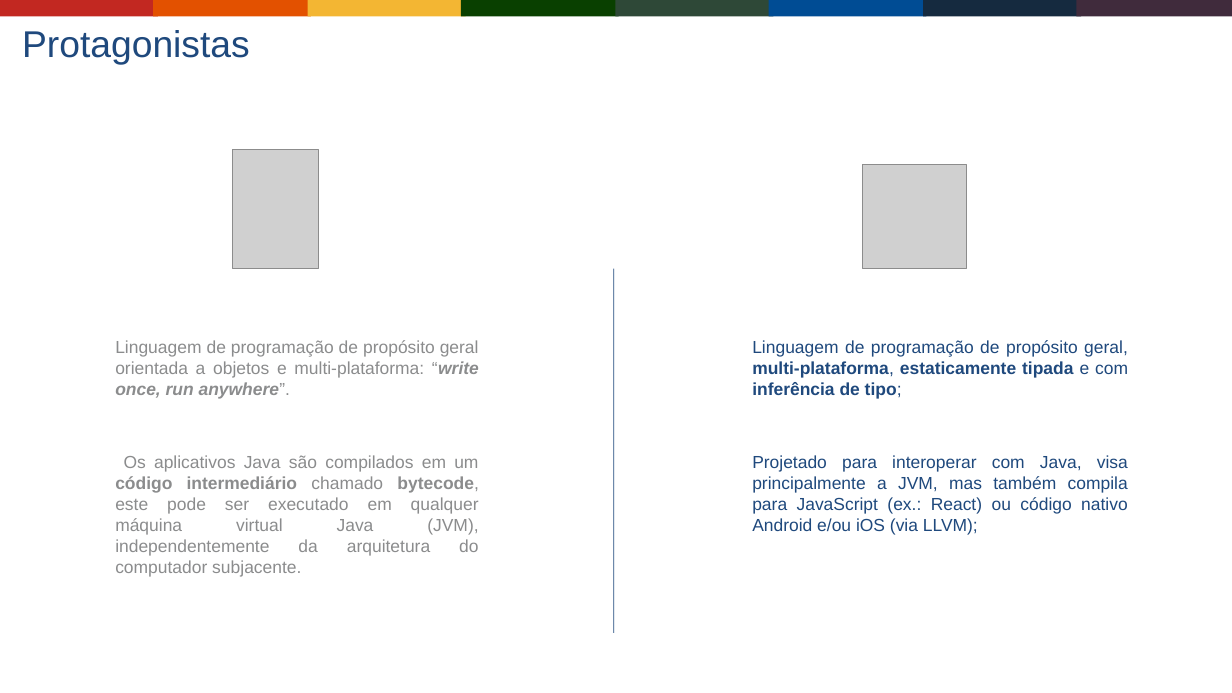
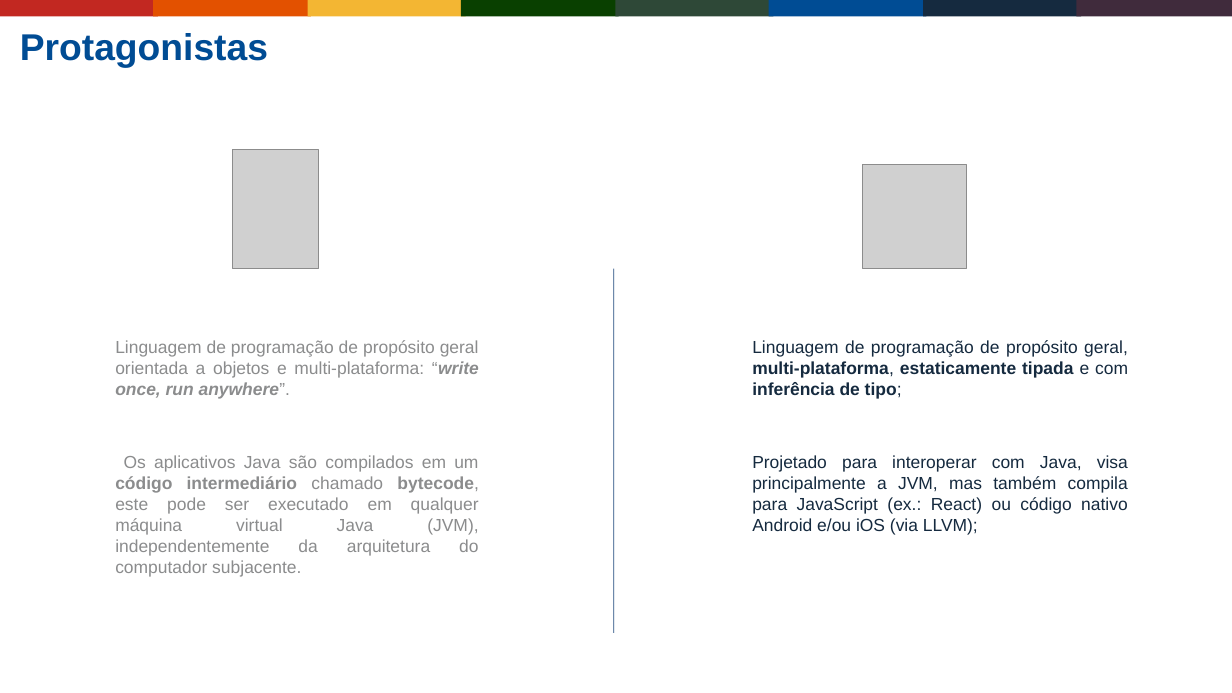
Before and after one commit to Gabrielgps25/meetup-kotlin-java-differences-features, a slide deck: slide 7 of buscando-interoperabilidade-entre-java-jvm-kotlin.odp. Drawn at 1232x693 pixels with LibreOffice and Linux fonts; fonts in the diff are those of the drawing; grey boxes stand for pictures; background and template pictures are left out. Boxes give left, top, right and bottom in pixels: in the first picture for what was removed or moved away, otherwise in the second. Text is boxed around its words. In the diff, an @@ line names an element or a change of style, - is before the commit and + after.

```diff
--- a/buscando-interoperabilidade-entre-java-jvm-kotlin.odp
+++ b/buscando-interoperabilidade-entre-java-jvm-kotlin.odp
@@ title "Protagonistas" at [20,33,268,68]: text colour #1F497D to #004C94, bold on @@
@@ text "Linguagem de programação de propósito ..." at [752,340,1128,535]: text colour #1F497D to #152A3F @@
```
Also in this commit, not shown: 21 other slides changed.
